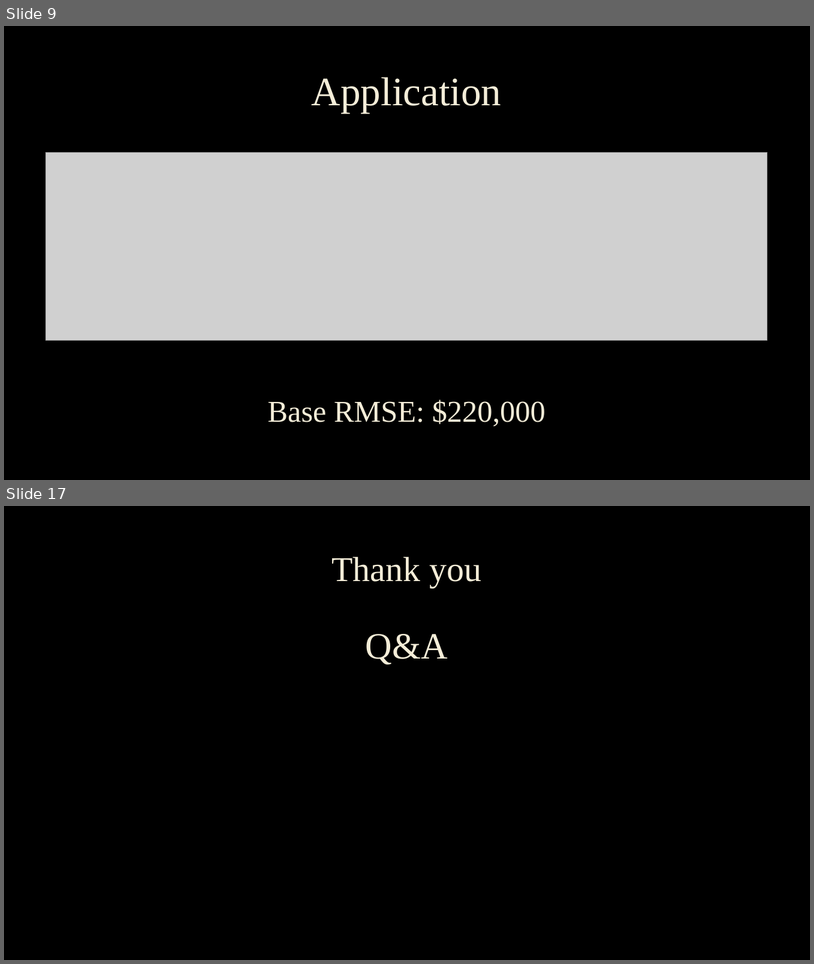
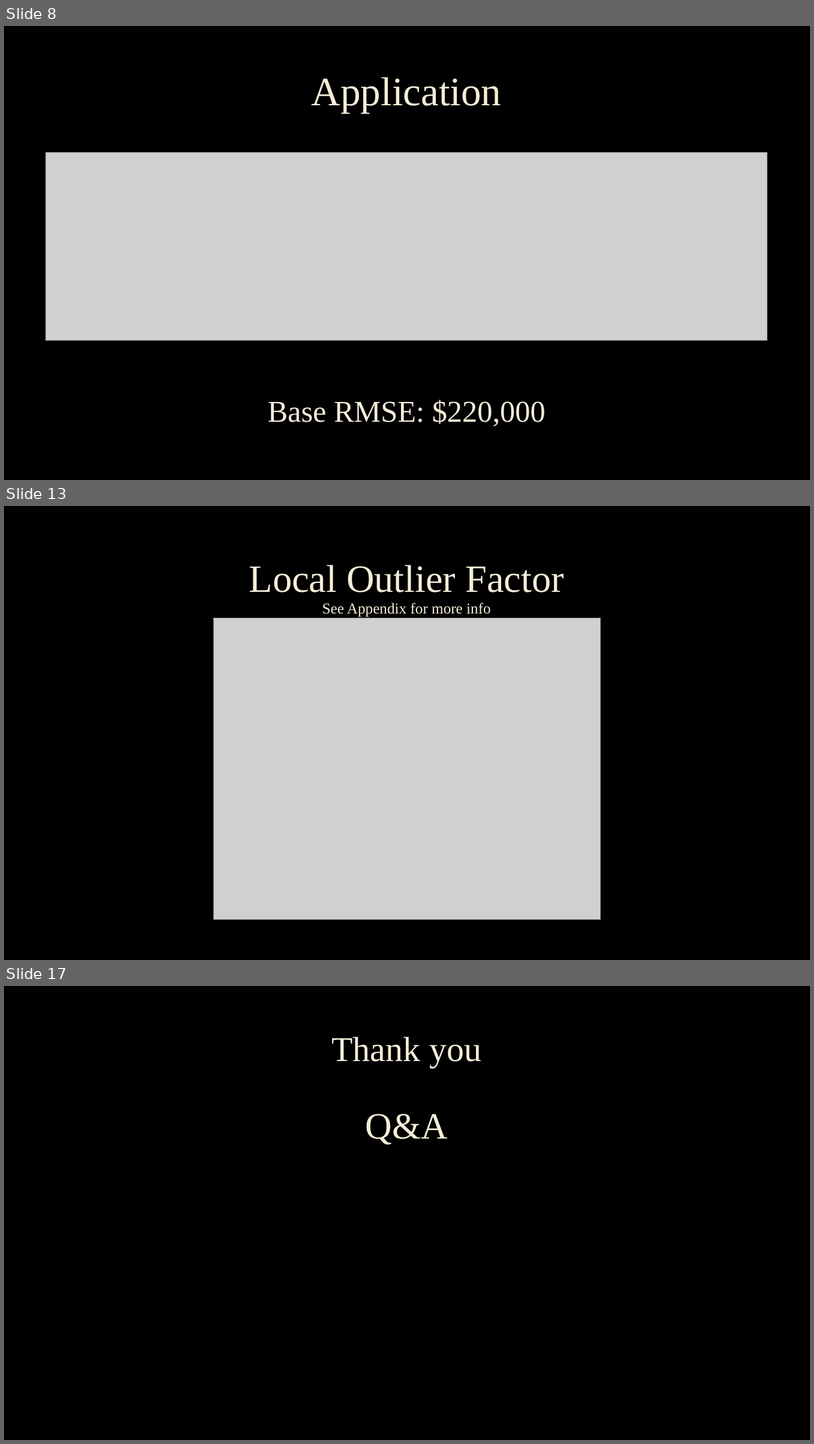
Before and after one commit to cmbfuqua/senior_project, a slide deck: Outlier Detection Presentation.pptx. Shown one above the other, each under a label of ours: slides 9 and 17 before the commit, slides 8, 13 and 17 after it; the slides between them are not shown. The pictures are 814x964 and 814x1444 pixels, drawn with LibreOffice and Linux fonts; fonts in the diff are those of the drawing; grey boxes stand for pictures; background and template pictures are left out. Boxes give left, top, right and bottom in pixels: in the first picture for what was removed or moved away, otherwise in the second. Text is boxed around its words. In the diff, an @@ line names an element or a change of style, - is before the commit and + after.

```diff
--- a/Outlier Detection Presentation.pptx
+++ b/Outlier Detection Presentation.pptx
@@ slide 13 added at [4, 506, 810, 960], background picture (left out) @@
@@ title added at [249, 565, 564, 617], 18 pt, text #F4EDD8 @@
+Local Outlier Factor
+See Appendix for more info
@@ picture added at [214, 618, 601, 920] @@
@@ what was slide 9 is now slide 8 @@
```
Also in this commit, not shown: 7 slides changed, 6 other slides added, 4 slides removed, 11 other files.
